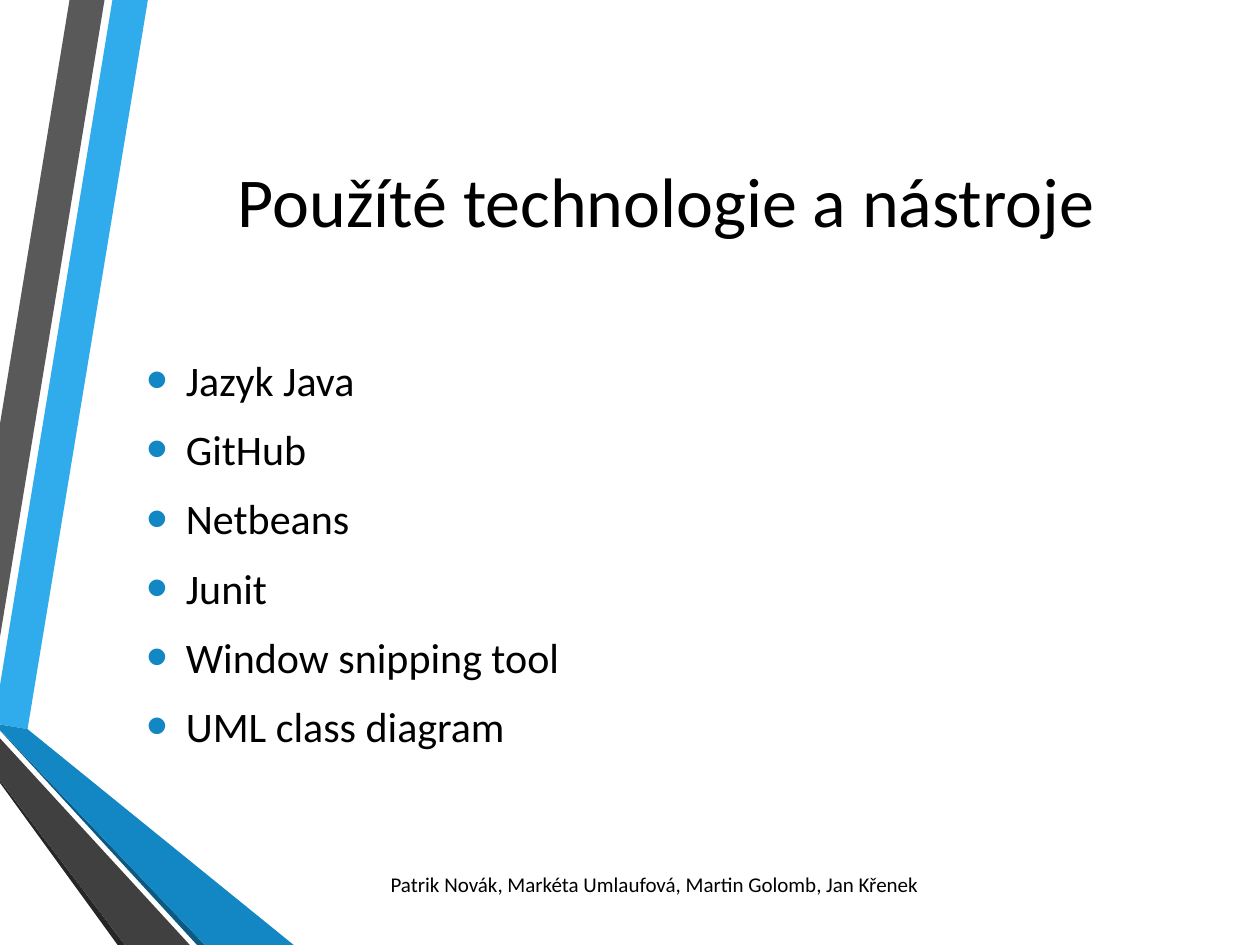
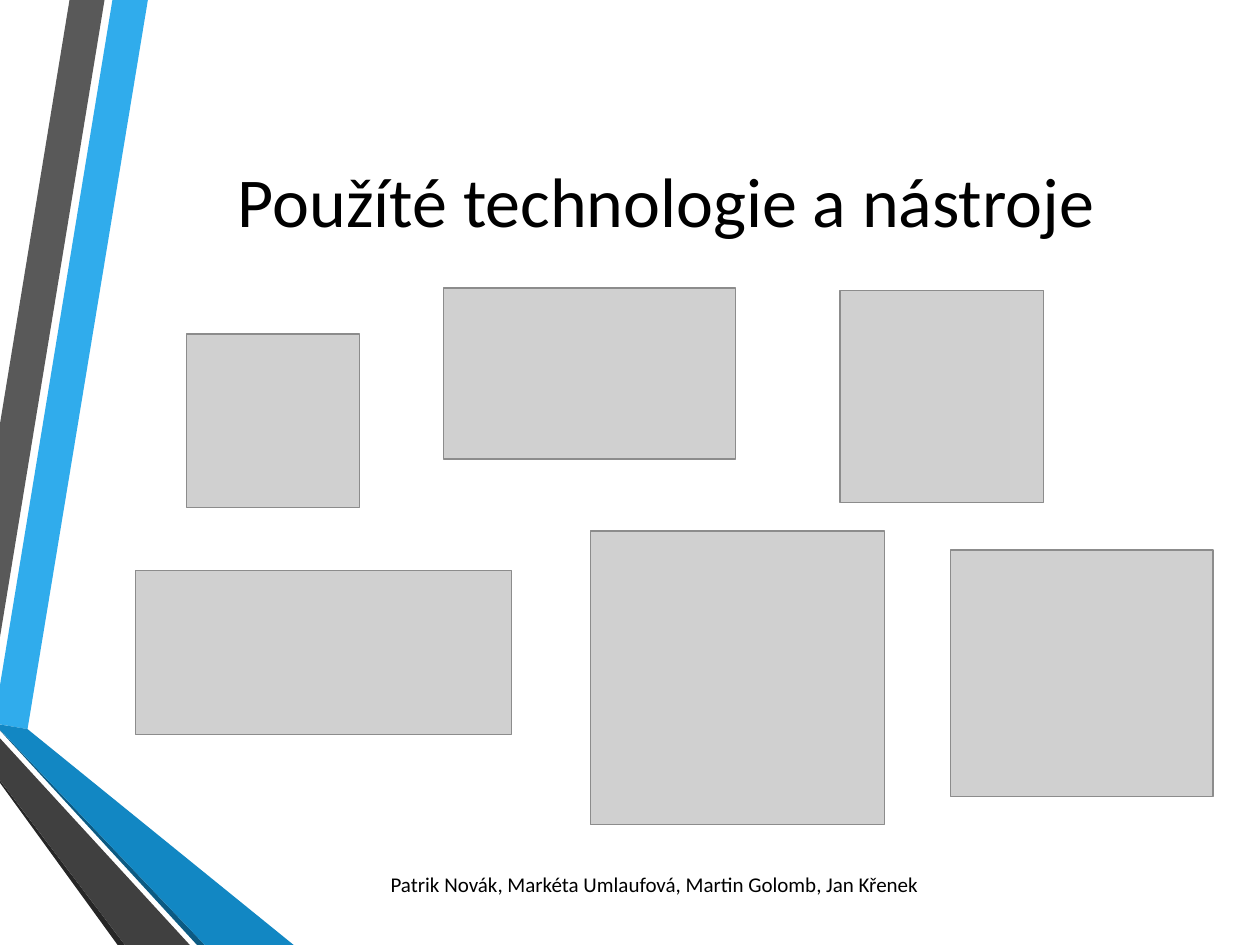
Before and after one commit to mmarky27/pb138_projekt, a slide deck: slide 12 of prezentace.pptx (slide 11 before the commit). Drawn at 1260x945 pixels with LibreOffice and Linux fonts; fonts in the diff are those of the drawing; grey boxes stand for pictures; background and template pictures are left out. Boxes give left, top, right and bottom in pixels: in the first picture for what was removed or moved away, otherwise in the second. Text is boxed around its words. In the diff, an @@ line names an element or a change of style, - is before the commit and + after.

```diff
--- a/prezentace.pptx
+++ b/prezentace.pptx
@@ picture added at (444, 289, 736, 460) @@
@@ picture added at (840, 290, 1045, 501) @@
@@ picture added at (186, 334, 360, 508) @@
@@ text removed at (186, 366, 559, 750) @@
-• Jazyk Java
-• GitHub
-• Netbeans
-• Junit
-• Window snipping tool
-• UML class diagram
@@ picture added at (591, 530, 885, 824) @@
@@ picture added at (950, 551, 1212, 798) @@
@@ picture added at (135, 571, 512, 735) @@
```
Also in this commit, not shown: 5 other slides changed, 1 slide added.
